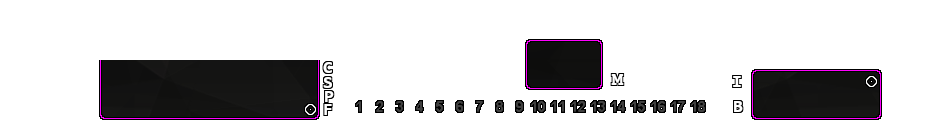
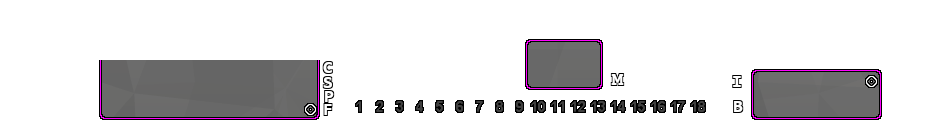
Revision of a layered 950x120 image; what changed, layer by layer:
added layer "interfacew_x.png #2" above "interface_x.png" over 102, 42, 879, 117
hid "interfacew_x.png #1" over 102, 42, 879, 117
hid "Layer Group" over 102, 42, 879, 117